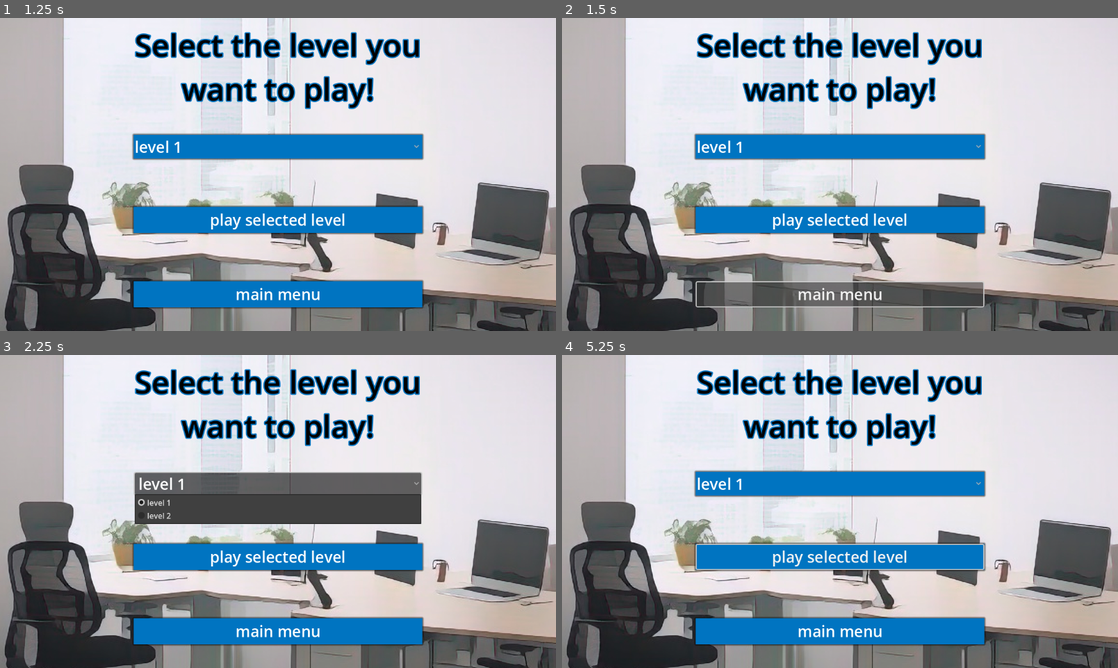
Above: before the commit, frames 1-4 (two rows, left to right).
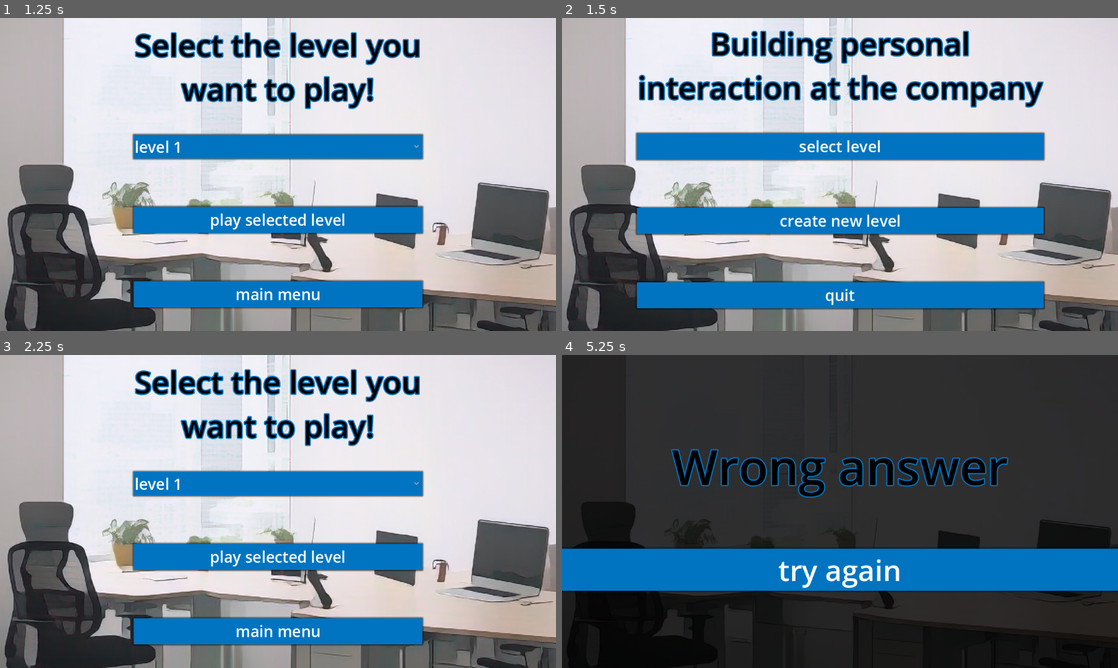
Above: after the commit, the same moments.

Repository: archibald-carrion/Conversational-english-serious-game
Game: Godot game, scene res://scenes/main_menu.tscn
Two runs of this game, one before a commit and one after it. Both use one fixed random seed, a clock stepped at 60 frames per second and the inputs below.
Inputs (mouse positions are in pixels of both pictures, inside the frame that each line leads up to):
- Up to frame 1 (1.25 s): click "select level" at 0.5 s
- Up to frame 2 (1.5 s): click "main menu" at 1.25 s
- Up to frame 3 (2.25 s): click (278, 483) at 2 s, where only the run before the commit has a clickable "level 1"
- Up to frame 4 (5.25 s): click "level 1" at 2.75 s; click "level 1" at 3.5 s; click "play selected level" at 4.25 s; click (1012, 480) at 5 s, where only the run after the commit has a clickable "McDonald's is a well-known co…"

Frame 1 is identical in both runs. In frame 2, 20% of the frame differs, in the area x 13-87%, y 4-94%; in frame 3, 8.9%; in frame 4, 97%, in the area x 0-100%, y 0-100%.
Error before the commit: Invalid call. Nonexistent function 'get_selected_text' in base 'OptionButton'. (res://scenes/read_levels.gd:37)

Commit message:
add complete implementation of the selection system

Diff:
--- a/Conversational-english-serious-game/scenes/level.tscn
+++ b/Conversational-english-serious-game/scenes/level.tscn
@@ -1,3 +1,280 @@
-[gd_scene format=3 uid="uid://ba5kcnebnxlgp"]
+[gd_scene load_steps=7 format=3 uid="uid://ba5kcnebnxlgp"]
+
+[ext_resource type="Script" path="res://scripts/level.gd" id="1_sufxl"]
+[ext_resource type="Texture2D" uid="uid://do88killt2mb7" path="res://assets/sprites/background.png" id="2_nst3y"]
+[ext_resource type="Texture2D" uid="uid://ctc42tjv3nhid" path="res://assets/sprites/john.png" id="3_tkl4d"]
+[ext_resource type="Texture2D" uid="uid://dgxca271k65vn" path="res://assets/sprites/text_bubble.png" id="4_gq5ca"]
+[ext_resource type="Theme" uid="uid://beqbc2rrm4rwi" path="res://themes/theme_01.theme" id="5_y4x30"]
+[ext_resource type="Texture2D" uid="uid://bnlb78r7bq2qo" path="res://assets/sprites/congratulation_screen.png" id="6_4pdmp"]
 
 [node name="Level" type="Node2D"]
+script = ExtResource("1_sufxl")
+
+[node name="Background" type="CanvasLayer" parent="."]
+
+[node name="HBoxContainer_Background" type="HBoxContainer" parent="Background"]
+anchors_preset = 8
+anchor_left = 0.5
+anchor_top = 0.5
+anchor_right = 0.5
+anchor_bottom = 0.5
+offset_left = -20.0
+offset_top = -20.0
+offset_right = 20.0
+offset_bottom = 20.0
+grow_horizontal = 2
+grow_vertical = 2
+
+[node name="texture_Background" type="TextureRect" parent="Background/HBoxContainer_Background"]
+layout_mode = 2
+texture = ExtResource("2_nst3y")
+flip_h = true
+
+[node name="John" type="CanvasLayer" parent="."]
+
+[node name="HBoxContainer_John" type="HBoxContainer" parent="John"]
+anchors_preset = -1
+anchor_top = 0.123
+anchor_right = 0.233
+anchor_bottom = 1.111
+offset_right = 585.584
+offset_bottom = 79.776
+
+[node name="texture_John" type="TextureRect" parent="John/HBoxContainer_John"]
+layout_mode = 2
+size_flags_horizontal = 0
+texture = ExtResource("3_tkl4d")
+flip_h = true
+
+[node name="TextureRect" type="TextureRect" parent="John"]
+custom_minimum_size = Vector2(550, 0)
+offset_left = 200.0
+offset_top = 125.0
+offset_right = 750.0
+offset_bottom = 845.0
+texture = ExtResource("4_gq5ca")
+stretch_mode = 4
+
+[node name="MarginContainer" type="MarginContainer" parent="John/TextureRect"]
+layout_mode = 1
+anchors_preset = 8
+anchor_left = 0.5
+anchor_top = 0.5
+anchor_right = 0.5
+anchor_bottom = 0.5
+offset_left = -108.5
+offset_top = -26.5
+offset_right = 108.5
+offset_bottom = 26.5
+grow_horizontal = 2
+grow_vertical = 2
+theme_override_constants/margin_bottom = 200
+
+[node name="Label" type="Label" parent="John/TextureRect/MarginContainer"]
+layout_mode = 2
+theme_override_colors/font_color = Color(0, 0, 0, 1)
+theme_override_font_sizes/font_size = 38
+text = "hello world"
+
+[node name="answers" type="CanvasLayer" parent="."]
+
+[node name="HBoxContainer" type="HBoxContainer" parent="answers"]
+anchors_preset = 6
+anchor_left = 1.0
+anchor_top = 0.5
+anchor_right = 1.0
+anchor_bottom = 0.5
+offset_left = -40.0
+offset_top = -20.0
+offset_right = -32.0
+offset_bottom = -12.0
+grow_horizontal = 0
+grow_vertical = 2
+size_flags_horizontal = 8
+
+[node name="answers" type="VBoxContainer" parent="answers/HBoxContainer"]
+layout_mode = 2
+size_flags_horizontal = 8
+size_flags_vertical = 0
+theme = ExtResource("5_y4x30")
+
+[node name="MarginContainer2" type="MarginContainer" parent="answers/HBoxContainer/answers"]
+custom_minimum_size = Vector2(0, 50)
+layout_mode = 2
+
+[node name="Label" type="Label" parent="answers/HBoxContainer/answers/MarginContainer2"]
+layout_mode = 2
+theme_override_font_sizes/font_size = 32
+text = "Choose a
+correct answer"
+
+[node name="MarginContainer" type="MarginContainer" parent="answers/HBoxContainer/answers"]
+custom_minimum_size = Vector2(100, 50)
+layout_mode = 2
+theme_override_constants/margin_top = 20
+theme_override_constants/margin_bottom = 20
+
+[node name="answer_0" type="Button" parent="answers/HBoxContainer/answers/MarginContainer"]
+layout_mode = 2
+text = "answer 01"
+
+[node name="MarginContainer3" type="MarginContainer" parent="answers/HBoxContainer/answers"]
+custom_minimum_size = Vector2(100, 50)
+layout_mode = 2
+theme_override_constants/margin_top = 20
+theme_override_constants/margin_bottom = 20
+
+[node name="answer_1" type="Button" parent="answers/HBoxContainer/answers/MarginContainer3"]
+layout_mode = 2
+text = "answer 02"
+
+[node name="MarginContainer4" type="MarginContainer" parent="answers/HBoxContainer/answers"]
+custom_minimum_size = Vector2(100, 50)
+layout_mode = 2
+theme_override_constants/margin_top = 20
+theme_override_constants/margin_bottom = 20
+
+[node name="answer_2" type="Button" parent="answers/HBoxContainer/answers/MarginContainer4"]
+layout_mode = 2
+text = "answer 03"
+
+[node name="left_side_buttons" type="CanvasLayer" parent="."]
+
+[node name="HBoxContainer" type="HBoxContainer" parent="left_side_buttons"]
+anchors_preset = 4
+anchor_top = 0.5
+anchor_bottom = 0.5
+offset_left = 20.0
+offset_top = -24.0
+offset_right = 170.0
+offset_bottom = 30.0
+grow_vertical = 2
+size_flags_horizontal = 0
+
+[node name="VBoxContainer" type="VBoxContainer" parent="left_side_buttons/HBoxContainer"]
+layout_mode = 2
+theme = ExtResource("5_y4x30")
+
+[node name="margin_goto_main_menu_button" type="MarginContainer" parent="left_side_buttons/HBoxContainer/VBoxContainer"]
+custom_minimum_size = Vector2(150, 50)
+layout_mode = 2
+theme_override_constants/margin_bottom = 250
+
+[node name="goback_main_menu_button" type="Button" parent="left_side_buttons/HBoxContainer/VBoxContainer/margin_goto_main_menu_button"]
+layout_mode = 2
+text = "Go to main menu"
+
+[node name="magin_replay_button" type="MarginContainer" parent="left_side_buttons/HBoxContainer/VBoxContainer"]
+custom_minimum_size = Vector2(150, 50)
+layout_mode = 2
+theme_override_constants/margin_top = 250
+
+[node name="play_audio_again_button" type="Button" parent="left_side_buttons/HBoxContainer/VBoxContainer/magin_replay_button"]
+layout_mode = 2
+text = "replay audio"
+
+[node name="congratulations" type="CanvasLayer" parent="."]
+
+[node name="HBoxContainer_Background" type="HBoxContainer" parent="congratulations"]
+anchors_preset = 8
+anchor_left = 0.5
+anchor_top = 0.5
+anchor_right = 0.5
+anchor_bottom = 0.5
+offset_left = -20.0
+offset_top = -20.0
+offset_right = 20.0
+offset_bottom = 20.0
+grow_horizontal = 2
+grow_vertical = 2
+
+[node name="texture_Background" type="TextureRect" parent="congratulations/HBoxContainer_Background"]
+layout_mode = 2
+texture = ExtResource("6_4pdmp")
+flip_h = true
+
+[node name="VBoxContainer" type="VBoxContainer" parent="congratulations"]
+anchors_preset = 14
+anchor_top = 0.5
+anchor_right = 1.0
+anchor_bottom = 0.5
+offset_top = -48.0
+offset_bottom = 48.0
+grow_horizontal = 2
+grow_vertical = 2
+size_flags_horizontal = 4
+theme = ExtResource("5_y4x30")
+
+[node name="congratulation_label" type="Label" parent="congratulations/VBoxContainer"]
+layout_mode = 2
+size_flags_horizontal = 4
+theme_override_colors/font_color = Color(0, 0, 0, 1)
+theme_override_font_sizes/font_size = 100
+text = "Congratulation!"
+horizontal_alignment = 1
+
+[node name="MarginContainer" type="MarginContainer" parent="congratulations/VBoxContainer"]
+layout_mode = 2
+theme_override_constants/margin_top = 100
+
+[node name="next_question" type="Button" parent="congratulations/VBoxContainer/MarginContainer"]
+layout_mode = 2
+theme_override_font_sizes/font_size = 60
+text = "Let's continue!"
+
+[node name="next_level" type="Button" parent="congratulations/VBoxContainer/MarginContainer"]
+layout_mode = 2
+theme_override_font_sizes/font_size = 60
+text = "Go back to main menu"
+
+[node name="not_congratulation" type="CanvasLayer" parent="."]
+
+[node name="HBoxContainer_Background2" type="HBoxContainer" parent="not_congratulation"]
+anchors_preset = 8
+anchor_left = 0.5
+anchor_top = 0.5
+anchor_right = 0.5
+anchor_bottom = 0.5
+offset_left = -944.0
+offset_top = -720.0
+offset_right = 944.0
+offset_bottom = 720.0
+grow_horizontal = 2
+grow_vertical = 2
+
+[node name="texture_Background" type="TextureRect" parent="not_congratulation/HBoxContainer_Background2"]
+modulate = Color(0.196078, 0.196078, 0.196078, 1)
+layout_mode = 2
+texture = ExtResource("2_nst3y")
+flip_h = true
+
+[node name="VBoxContainer" type="VBoxContainer" parent="not_congratulation"]
+anchors_preset = 14
+anchor_top = 0.5
+anchor_right = 1.0
+anchor_bottom = 0.5
+offset_top = -48.0
+offset_bottom = 48.0
+grow_horizontal = 2
+grow_vertical = 2
+size_flags_horizontal = 4
+theme = ExtResource("5_y4x30")
+
+[node name="wrong_answer_label" type="Label" parent="not_congratulation/VBoxContainer"]
+layout_mode = 2
+size_flags_horizontal = 4
+theme_override_colors/font_color = Color(0, 0, 0, 1)
+theme_override_font_sizes/font_size = 100
+text = "Wrong answer"
+horizontal_alignment = 1
+
+[node name="MarginContainer" type="MarginContainer" parent="not_congratulation/VBoxContainer"]
+layout_mode = 2
+theme_override_constants/margin_top = 100
+
+[node name="try_again" type="Button" parent="not_congratulation/VBoxContainer/MarginContainer"]
+layout_mode = 2
+theme_override_font_sizes/font_size = 60
+text = "try again"
+
+[node name="AudioStreamPlayer" type="AudioStreamPlayer" parent="."]
--- a/Conversational-english-serious-game/scenes/list_levels.tscn
+++ b/Conversational-english-serious-game/scenes/list_levels.tscn
@@ -89,4 +89,6 @@
 layout_mode = 2
 text = "main menu"
 
+[connection signal="item_selected" from="CanvasLayer/VBoxContainer/MarginContainer/OptionButton" to="." method="_on_option_button_item_selected"]
 [connection signal="pressed" from="CanvasLayer/VBoxContainer/MarginContainer4/create_level" to="." method="_on_create_level_pressed"]
+[connection signal="pressed" from="CanvasLayer/VBoxContainer/MarginContainer2/exit" to="." method="_on_exit_pressed"]
--- a/Conversational-english-serious-game/scenes/read_levels.gd
+++ b/Conversational-english-serious-game/scenes/read_levels.gd
@@ -33,10 +33,26 @@
 
 # when CanvasLayer/VBoxContainer/MarginContainer4/create_level is clicked, set the selected option of CanvasLayer/VBoxContainer/MarginContainer/OptionButton as the current level (need to be global to be access in other scenes)
 func _on_create_level_pressed():
-	var option_button = $CanvasLayer/VBoxContainer/MarginContainer/OptionButton
-	current_level = option_button.get_selected_text()
+	get_tree().change_scene_to_file("res://scenes/level_01.tscn")
 
 
 # Called every frame. 'delta' is the elapsed time since the previous frame.
 func _process(delta):
 	pass
+
+
+
+
+func _on_option_button_item_selected(index):
+	var option_button = $CanvasLayer/VBoxContainer/MarginContainer/OptionButton
+	var selected_level = option_button.get_item_text(index)
+	current_level = selected_level
+	Global.current_level_id = selected_level
+	print("Selected level changed to: ", selected_level)
+
+
+
+
+
+func _on_exit_pressed():
+	get_tree().change_scene_to_file("res://scenes/main_menu.tscn")
--- a/Conversational-english-serious-game/scripts/first_level.gd
+++ b/Conversational-english-serious-game/scripts/first_level.gd
@@ -1,127 +1,50 @@
 extends Node2D
 
-var questions = [
-	{
-		"question": "Where do you work, \n and what kind of company is it?",
-		"answers": [
-			"McDonald's is a well-known company that \n serves fast food and operates globally.",
-			"The company is in charge of organizing \n annual events for local communities.",
-			"I work at a software company that \n develops mobile applications."
-		],
-		"correct_answer": 2,
-		"audio_file" : "res://assets/audio/diff_01/1.mp3"
-	},
-	{
-		"question": "What kind of projects do\nyou work on in your current job?",
-		"answers": [
-			"I teach Chemistry at a private\nuniversity in Guanacaste.",
-			"I work on designing new marketing\ncampaigns for our clients.",
-			"I enjoy experimenting with new\nrecipes in my free time."
-		],
-		"correct_answer": 1,
-		"audio_file" : "res://assets/audio/diff_01/2.mp3"
-	},
-	{
-		"question": "How long have you worked in this field, \n and what do you enjoy the most?",
-		"answers": [
-			"I once traveled to three countries \nin one summer, which was an\nunforgettable experience.",
-			"I enjoy painting landscapes during\nmy free time, especially in\nthe fall.",
-			"I’ve spent 7 years in this field,\nand I find fulfillment in\nworking with my colleagues."
-		],
-		"correct_answer": 2,
-		"audio_file" : "res://assets/audio/diff_01/3.mp3"
-	},
-	{
-		"question": "Why did you decide to\nwork in this industry?",
-		"answers": [
-			"I pursued a degree in literature because\nI enjoy storytelling and exploration of ideas.",
-			"I decided to take cooking classes as a way\nto explore diverse culinary experiences.",
-			"I chose to enter this field due to my\nenthusiasm for technology and innovation."
-		],
-		"correct_answer": 2,
-		"audio_file" : "res://assets/audio/diff_01/4.mp3"
-	},
-	{
-		"question": "Where did you start working\nwhen you began your career?",
-		"answers": [
-			"I was 22 when I decided to volunteer\nat a local charity to gain experience.",
-			"I began my career at a small startup\nfocused on innovative solutions.",
-			"I started my career as a musician because\nI wanted to bring joy to others with my songs."
-		],
-		"correct_answer": 1,
-		"audio_file" : "res://assets/audio/diff_01/5.mp3"
-	},
-	{
-		"question": "What responsibilities do\nyou have in your current job?",
-		"answers": [
-			"I enjoy attending conferences to\nlearn about industry trends.",
-			"The company has a strong focus on\ncommunity outreach and social responsibility.",
-			"My role involves leading a team\nand supervising project development."
-		],
-		"correct_answer": 2,
-		"audio_file" : "res://assets/audio/diff_01/6.mp3"
-	},
-	{
-		"question": "How do you balance\nyour work with personal life?",
-		"answers": [
-			"I do so by setting clear boundaries\nand prioritizing family time.",
-			"I prefer watching movies at\nhome to going out.",
-			"I appreciate the support of\nmy friends and family in managing my time."
-		],
-		"correct_answer": 0,
-		"audio_file" : "res://assets/audio/diff_01/7.mp3"
-	},
-	{
-		"question": "What skills do you use most\noften at work, and how do\nthey help you succeed?",
-		"answers": [
-			"I use my cooking skills to make delicious\nmeals for my family, bringing us together.",
-			"I consider myself a creative person,\ncapable of expressing my emotions through art.",
-			"I often rely on communication and problem-solving\nskills, which enhance collaboration."
-		],
-		"correct_answer": 2,
-		"audio_file" : "res://assets/audio/diff_01/8.mp3"
-	},
-	{
-		"question": "Where do you see yourself\nworking in five years,\nand what position\nwould you like to hold?",
-		"answers": [
-			"I see myself studying at a\nprestigious university, focusing on\nmy academic interests.",
-			"I see myself traveling to\ndifferent countries, exploring new\ncultures and experiences.",
-			"I envision being part of a\ndynamic team in the future,\npossibly in a leadership role."
-		],
-		"correct_answer": 2,
-		"audio_file" : "res://assets/audio/diff_01/9.mp3"
-	},
-	{
-		"question": "Why do you think working in\nteams is important for your job?",
-		"answers": [
-			"I think problem-solving skills\nare necessary in team-building activities\nin the workplace.",
-			"I believe collaboration is essential\nin my role, as it fosters creativity and\nhelps achieve common goals.",
-			"Employers should encourage their employees\nto work in teams to strengthen relationships\namong colleagues."
-		],
-		"correct_answer": 1,
-		"audio_file" : "res://assets/audio/diff_01/10.mp3"
-	}
-];
-
-
+var questions = []  # This will be populated from the JSON file
 var question_number = 0
 var current_correct_answer = 0
 var question_answered = false
 var current_correct_button = 0
 
 var score = 0
-var max_score = 100  # The maximum score achievable if all answers are correct on the first try
+var max_score = 100
 var attempts = 0
-var score_per_question = max_score / questions.size()  # Divide the total score evenly among all questions
-
-var current_audio_file = ""  # Variable to store the current audio file
+var score_per_question = 0  # We'll calculate this after loading questions
+
+var current_audio_file = ""
 
 func _ready():
+	# Load questions from JSON based on current_level_id
+	load_questions_from_json()
+
 	get_node("congratulations").visible = false
 	get_node("congratulations").set_process(false)
 	get_node("not_congratulation").visible = false
 	get_node("not_congratulation").set_process(false)
 	show_question()
+
+func load_questions_from_json():
+	var file = FileAccess.open("res://levels.txt", FileAccess.READ)
+	var content = file.get_as_text()
+
+	var json_result = JSON.parse_string(content)
+	if json_result != null:
+		var levels = json_result
+		if levels is Array:
+			# Find the level that matches current_level_id
+			for level_dict in levels:
+				print("reading: ")
+				print(Global.current_level_id)
+				if level_dict.has(Global.current_level_id):
+					questions = level_dict[Global.current_level_id]
+					score_per_question = max_score / questions.size()
+					break
+	else:
+		print("Error parsing JSON")
+
+	if questions.size() == 0:
+		print("No questions found for level: ", Global.current_level_id)
+		get_tree().change_scene_to_file("res://scenes/main_menu.tscn")
 
 func show_question():
 	var current_question = questions[question_number]
--- /dev/null
+++ b/Conversational-english-serious-game/scripts/level.gd
@@ -0,0 +1,56 @@
+
+
+
+func show_question():
+	var current_question = questions[question_number]
+	var question_text = str(current_question["question"])
+	var max_line_length = 25  # Set the maximum length for each line
+
+	#var formatted_text = ""
+	#var current_line = ""
+	#var words = question_text.split(" ")  # Split the text into words
+#
+	## Loop through each word and add them to the current line
+	#for word in words:
+		## Check if adding the next word would exceed the max line length
+		#if current_line.length() + word.length() + 1 <= max_line_length:
+			## Add the word to the current line
+			#if current_line == "":
+				#current_line = word
+			#else:
+				#current_line += " " + word
+		#else:
+			## Add the current line to the formatted text and start a new line
+			#formatted_text += current_line + "\n"
+			#current_line = word  # Start the new line with the current word
+#
+	## Add any remaining text in the current line to formatted_text
+	#if current_line != "":
+		#formatted_text += current_line
+
+	# Access the question label
+	var question_label = get_node("John/TextureRect/MarginContainer/Label")
+
+	# Apply smaller font size and center the text
+	question_label.add_theme_font_size_override("font_size", 25)  # Adjust font size (20 is an example)
+	question_label.text = question_text  # Set the formatted question text
+
+	# Update answer buttons with the current question's answers
+	var answer_button_0 = get_node("answers/HBoxContainer/answers/MarginContainer/answer_0")
+	var answer_button_1 = get_node("answers/HBoxContainer/answers/MarginContainer3/answer_1")
+	var answer_button_2 = get_node("answers/HBoxContainer/answers/MarginContainer4/answer_2")
+
+	# Apply smaller font size to the answer buttons
+	answer_button_0.add_theme_font_size_override("font_size", 18)
+	answer_button_1.add_theme_font_size_override("font_size", 18)
+	answer_button_2.add_theme_font_size_override("font_size", 18)
+
+	# Set text for the answer buttons
+	answer_button_0.text = current_question["answers"][0]
+	answer_button_1.text = current_question["answers"][1]
+	answer_button_2.text = current_question["answers"][2]
+
+	current_correct_button = current_question["correct_answer"]
+	attempts = 0  # Reset attempts for each new question
+	current_audio_file = current_question["audio_file"]
+	play_question_audio(current_audio_file)  # Play the question's audio
